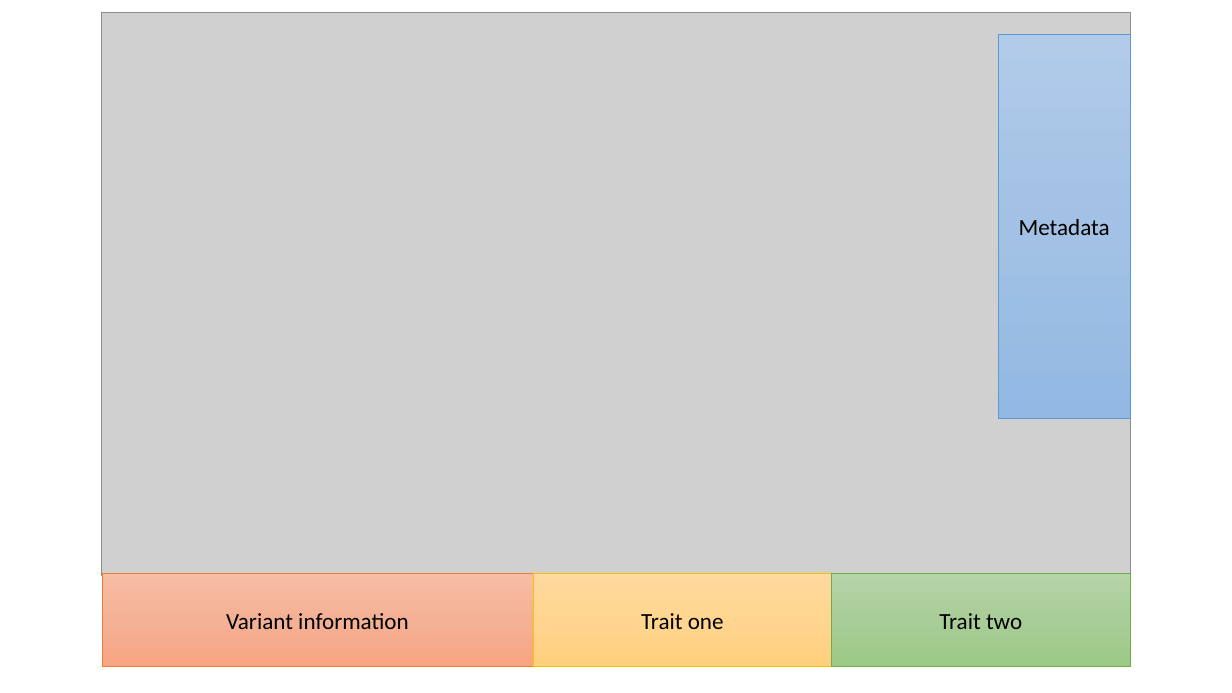
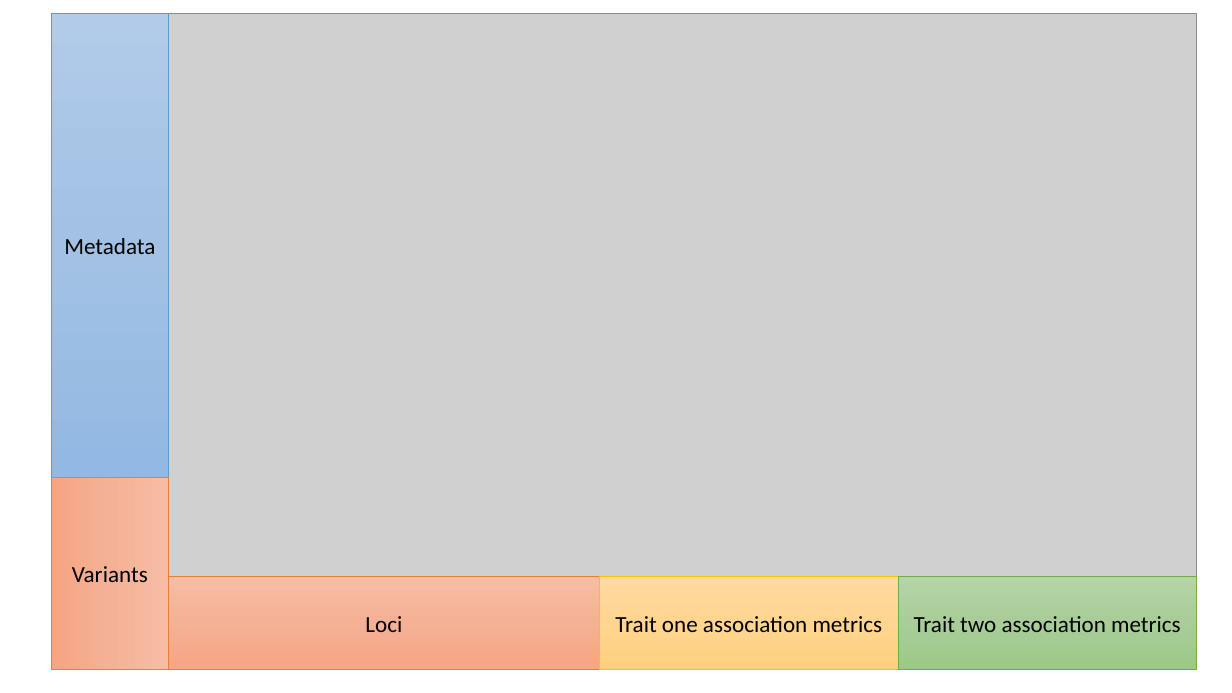
Before and after one commit to MRCIEU/gwas-vcf-specification, a slide deck: slide 1 of paper/vcf_schematic2.pptx. Drawn at 1232x693 pixels with LibreOffice and Linux fonts; fonts in the diff are those of the drawing; grey boxes stand for pictures. Boxes give left, top, right and bottom in pixels: in the first picture for what was removed or moved away, otherwise in the second. Text is boxed around its words. In the diff, an @@ line names an element or a change of style, - is before the commit and + after.

```diff
--- a/paper/vcf_schematic2.pptx
+++ b/paper/vcf_schematic2.pptx
@@ rectangle "Metadata": place and size @@
-rectangle "Metadata" at [998,34,1130,419]
+rectangle "Metadata" at [52,14,168,478]
@@ picture: place and size @@
-picture at [102,12,1130,575]
+picture at [168,14,1197,577]
@@ rectangle added at [52,477,168,669], fill gradient #F7BDA5 to #F5B196 to #F8A582, outline #ED7D31 0.5 pt, 18 pt, text #000000 @@
+Variants
@@ 3 rectangles: place and size @@
-3 rectangles at [102,574,1130,667]
+3 rectangles at [168,577,1197,670]
@@ text in rectangle at [365,616,402,632]: text changed @@
-Variant information
+Loci
@@ text in rectangle at [615,616,883,632]: text changed @@
-Trait one
+Trait one association metrics
@@ text in rectangle at [914,616,1181,632]: text changed @@
-Trait two
+Trait two association metrics
```
Also in this commit, not shown: 3 other files.
